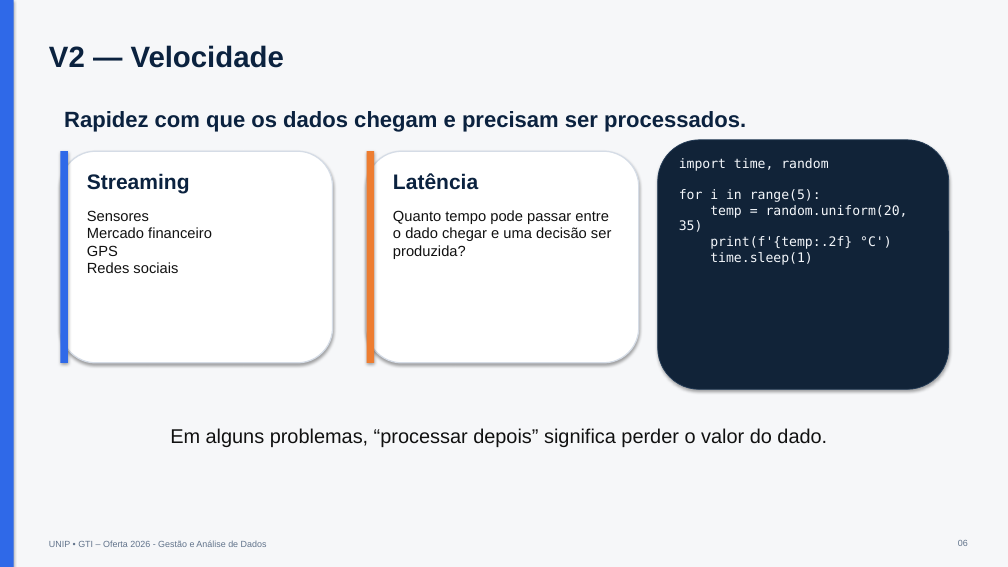
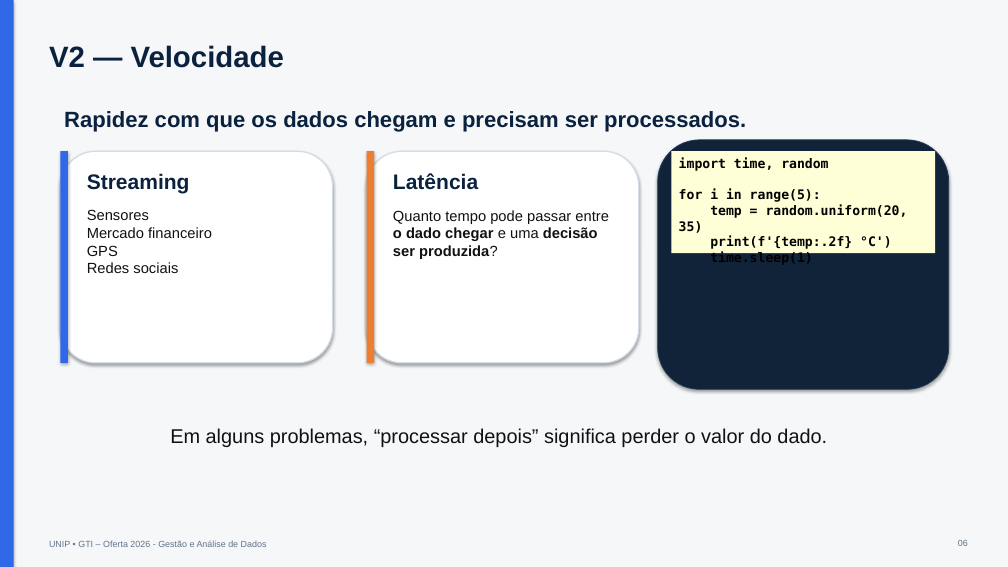
Before and after one commit to miguel7penteado/2026-2-gestao-e-analise-de-dados, a slide deck: slide 9 of slides/08-aula08/Aula 08 - BIG Data.pptx (slide 7 before the commit). Drawn at 1008x567 pixels with LibreOffice and Linux fonts; fonts in the diff are those of the drawing. Boxes give left, top, right and bottom in pixels: in the first picture for what was removed or moved away, otherwise in the second. Text is boxed around its words. In the diff, an @@ line names an element or a change of style, - is before the commit and + after.

```diff
--- a/slides/08-aula08/Aula 08 - BIG Data.pptx
+++ b/slides/08-aula08/Aula 08 - BIG Data.pptx
@@ proportions changed in 3 elements at (60, 151, 333, 363), (367, 151, 639, 363), (658, 140, 949, 389) @@
@@ rectangle "import time, random": place and size @@
-rectangle "import time, random" at (679, 158, 908, 265)
+rectangle "import time, random" at (671, 151, 935, 253)
@@ rectangle "import time, random" at (671, 151, 935, 253): fill none to #FFFFD7 @@
@@ text in rectangle at (679, 157, 908, 265): text changed; text colour #F4F7FB to #000000; bold on @@
-import time, random
-for i in range(5):
-temp = random.uniform(20, 35)
-print(f'{temp:.2f} °C')
-time.sleep(1)
+import time, random
+for i in range(5):
+temp = random.uniform(20, 35)
+print(f'{temp:.2f} °C')
+time.sleep(1)
@@ text at (87, 209, 212, 273): text changed @@
-Sensores
-Mercado financeiro
-GPS
-Redes sociais
+Sensores
+Mercado financeiro
+GPS
+Redes sociais
@@ text "Quanto tempo pode passar entre ..." at (393, 210, 609, 259): bold on in "o dado chegar decisão ser produzida?" @@
```
Also in this commit, not shown: 16 other slides changed, 3 slides added.
